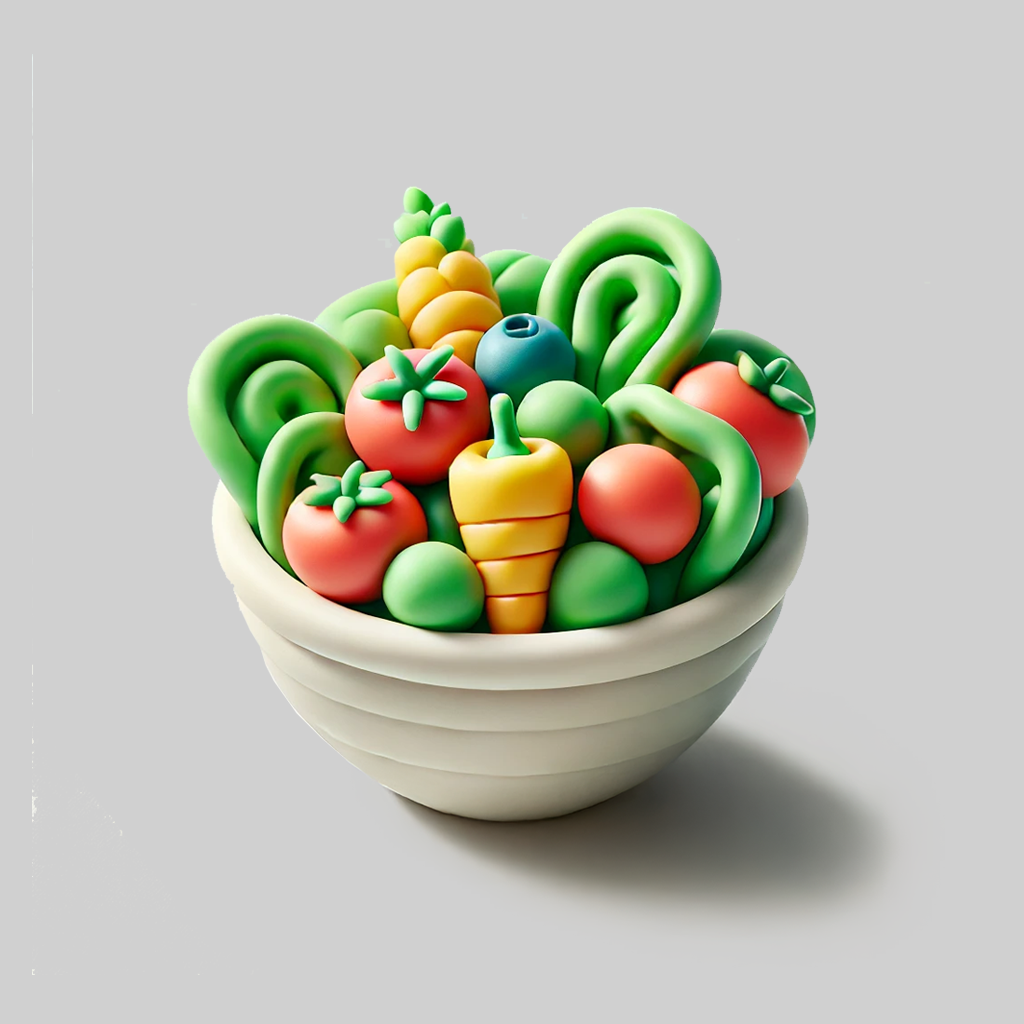
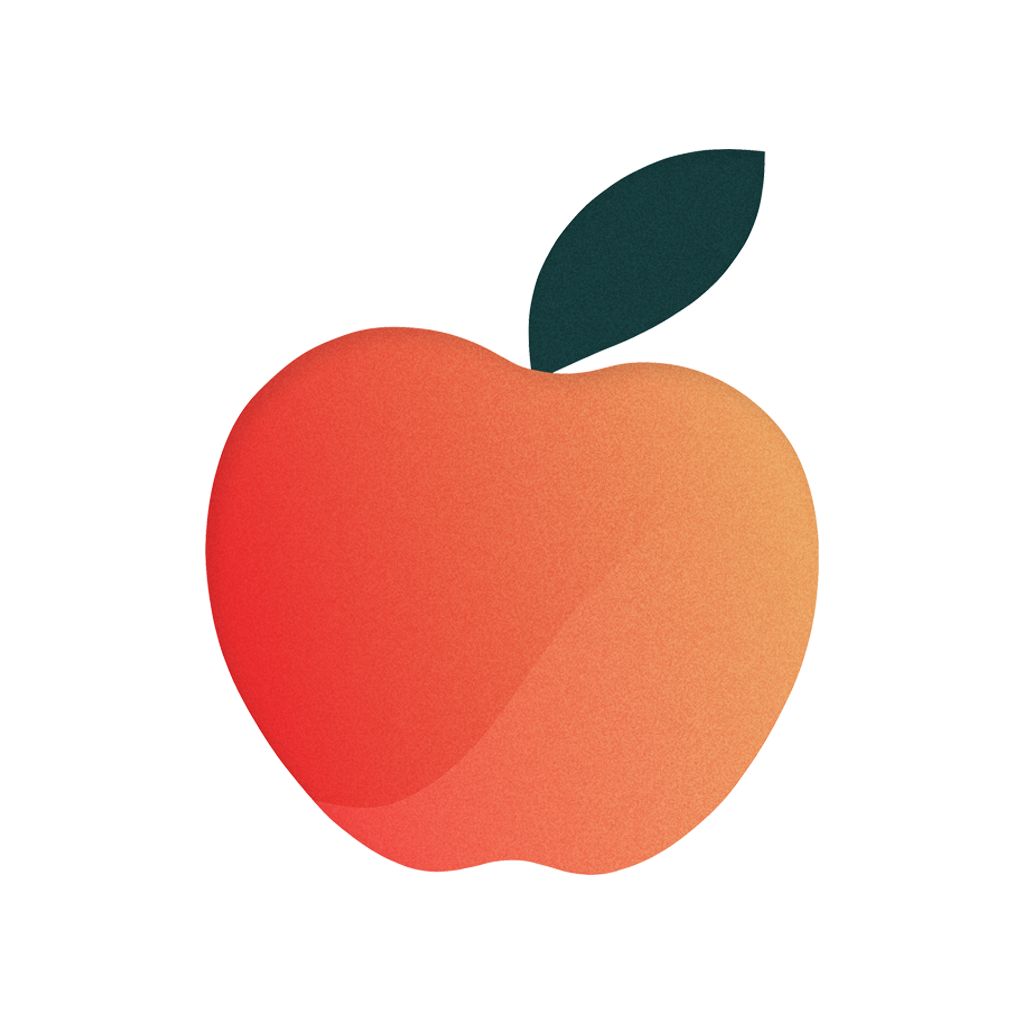
Layer changes from the first 1024×1024 image to the second:
renamed "Item" to "Icon", painted on it over [32, 54, 953, 975]
removed layer "Background" over [0, 0, 1024, 1024]
